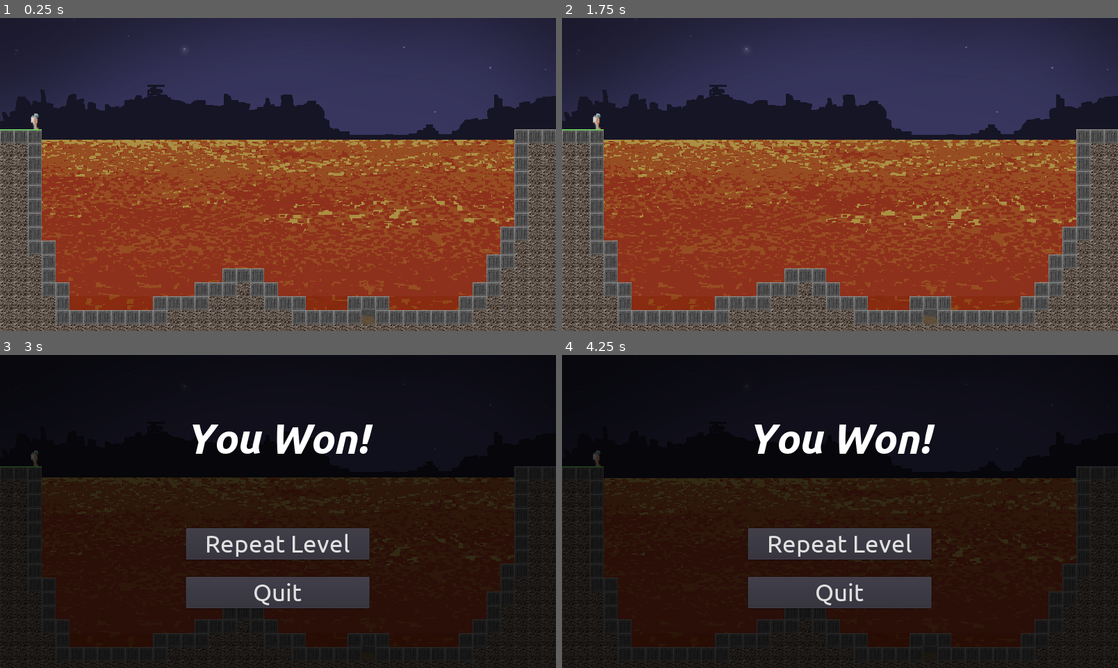
Above: before the commit, frames 1-4 (two rows, left to right).
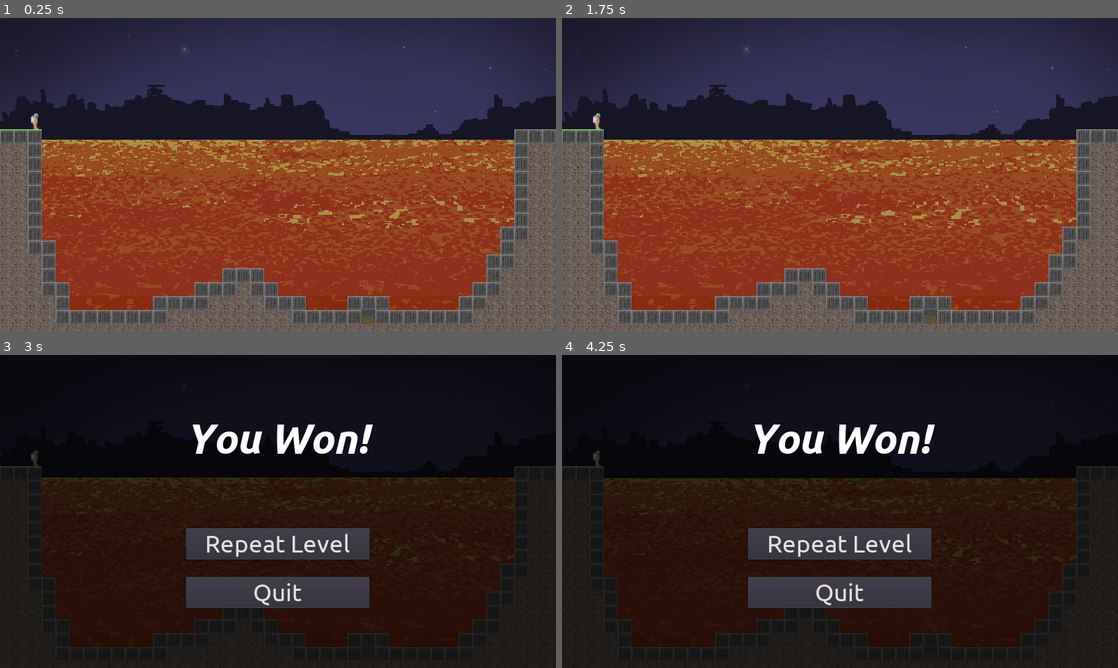
Above: after the commit, the same moments.

Repository: jtuttle/bridger
Game: Godot game, scene res://objects/levels/game/game.tscn
Same seed, same stepped clock (60 frames per second), same inputs: the game is played once before the commit and once after it.
Inputs:
- Up to frame 1 (0.25 s): no input
- Up to frame 2 (1.75 s): hold Escape (bring_up_ui) 0.53-1.25 s; hold Space (drop_piece) 0.53-1.25 s; click "Repeat Level" at 1.25 s
- Up to frame 3 (3 s): tap Up (rotate_clockwise) at 2.1 s; tap Enter at 2.75 s; hold Escape (bring_up_ui) from 2.78 s (still down); hold Down (rotate_counter_clockwise) from 2.78 s (still down)
- Up to frame 4 (4.25 s): keep holding Escape (bring_up_ui); tap Space (drop_piece) at 3.5, 3.6 s; release Down (rotate_counter_clockwise) at 3.53 s

The runs differ from the first frame. In frame 1, 5.7% of the frame differs, in the area x 0-100%, y 40-100%; in frame 2, 5.7%; in frame 3, less than 0.1%; in frame 4, less than 0.1%.

Commit message:
Toned back dirt squares

Diff:
--- a/objects/levels/game/game.tscn
+++ b/objects/levels/game/game.tscn
@@ -1,8 +1,8 @@
 [gd_scene load_steps=5 format=2]
 
-[ext_resource path="res://objects/levels/level_1/level_1.tscn" type="PackedScene" id=1]
-[ext_resource path="res://objects/UI/win_screen/win_screen.tscn" type="PackedScene" id=2]
-[ext_resource path="res://objects/UI/lose_screen/lose_screen.tscn" type="PackedScene" id=3]
+[ext_resource path="res://objects/UI/win_screen/win_screen.tscn" type="PackedScene" id=1]
+[ext_resource path="res://objects/UI/lose_screen/lose_screen.tscn" type="PackedScene" id=2]
+[ext_resource path="res://objects/levels/level_1/level_1.tscn" type="PackedScene" id=3]
 [ext_resource path="res://objects/levels/level_controller.gd" type="Script" id=4]
 
 [node name="game" type="Node2D"]
--- a/project.godot
+++ b/project.godot
@@ -18,8 +18,6 @@
 config/name="bridger"
 config/description="Global Game Jam 2020 entry. \"Repair\" is the theme,"
 run/main_scene="res://objects/levels/game/game.tscn"
-boot_splash/image="res://images/splash.png"
-boot_splash/use_filter=false
 boot_splash/bg_color=Color( 0, 0, 0, 1 )
 config/icon="res://images/player.png"
 
Binary file changed: images/squares.png
Not shown: 2 places in objects/levels/game/game.tscn that only renumber resources
